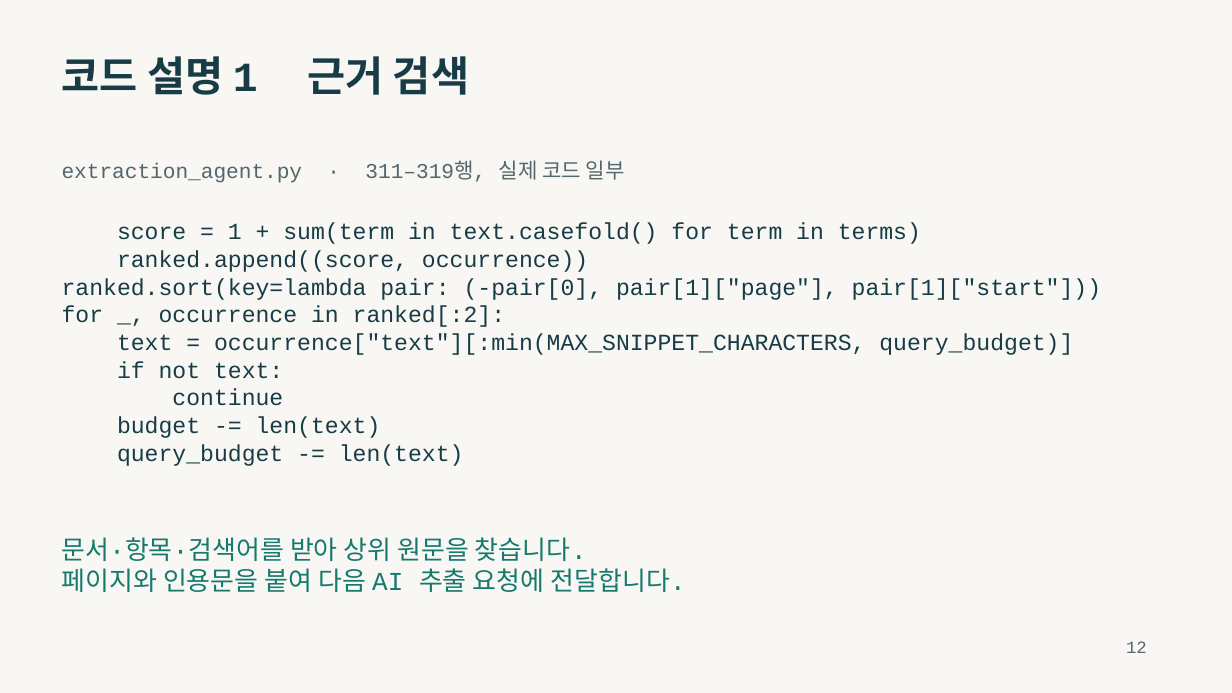
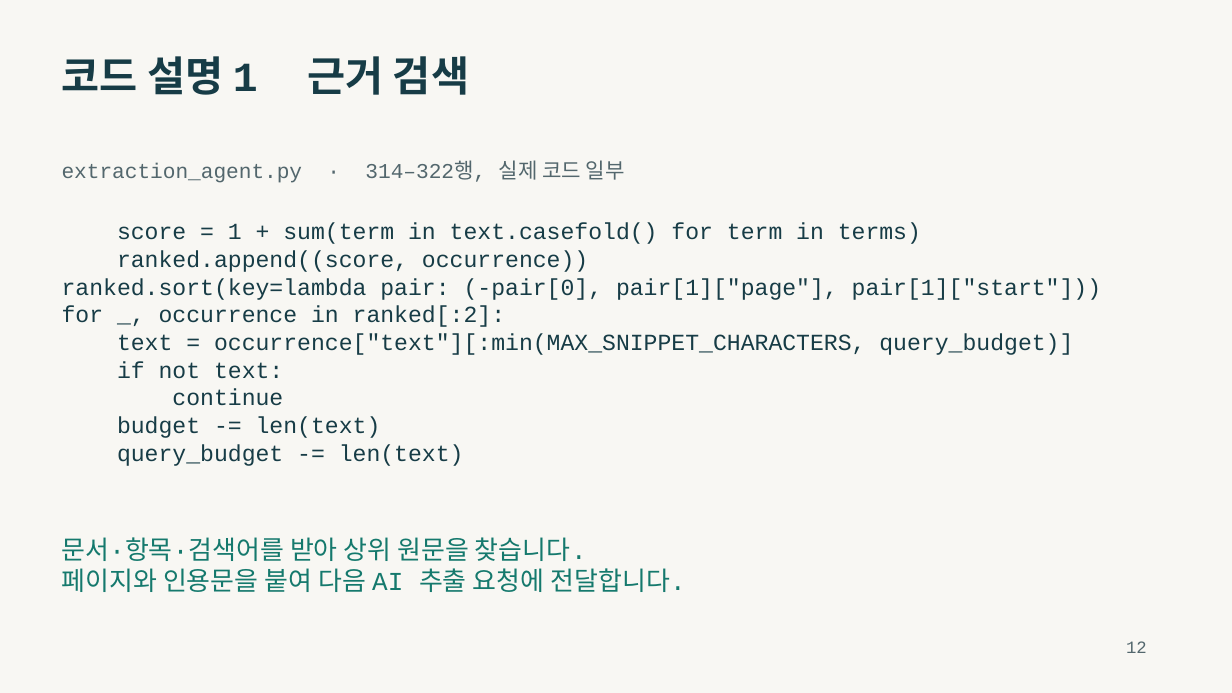
Before and after one commit to seogdo/transformer-spec-review, a slide deck: slide 12 of output/presentations/transformer-spec-review-presentation.pptx. Drawn at 1232x693 pixels with LibreOffice and Linux fonts; fonts in the diff are those of the drawing. Boxes give left, top, right and bottom in pixels: in the first picture for what was removed or moved away, otherwise in the second. Text is boxed around its words. In the diff, an @@ line names an element or a change of style, - is before the commit and + after.

```diff
--- a/output/presentations/transformer-spec-review-presentation.pptx
+++ b/output/presentations/transformer-spec-review-presentation.pptx
@@ text at (62,160,625,183): text changed @@
-extraction_agent.py · 311–319행, 실제 코드 일부
+extraction_agent.py · 314–322행, 실제 코드 일부
```
Also in this commit, not shown: 2 other slides changed, 13 other files.
